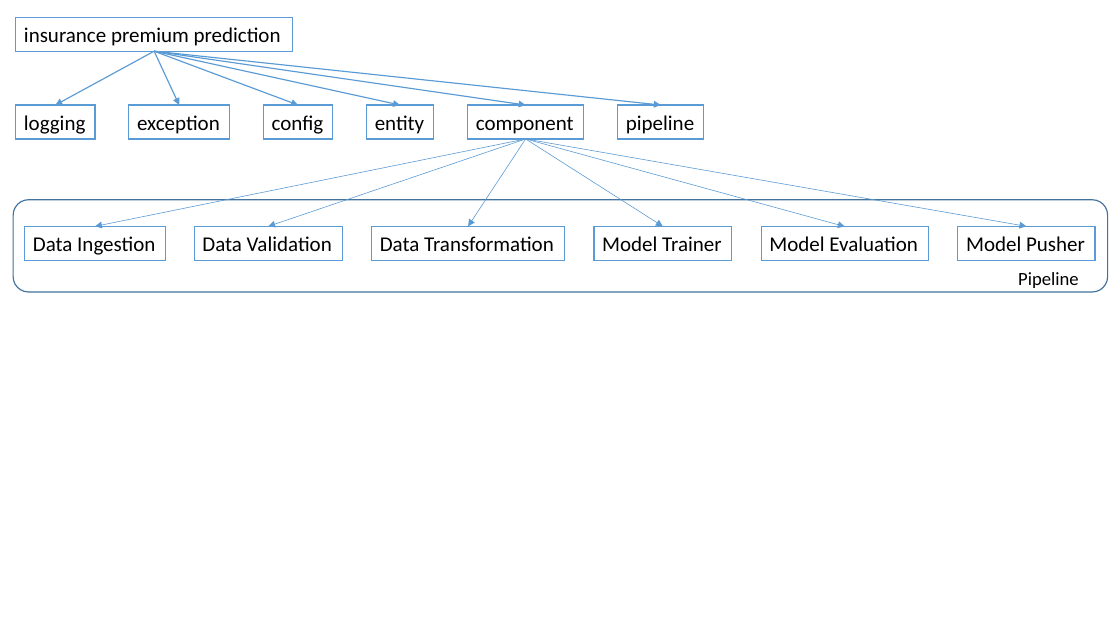
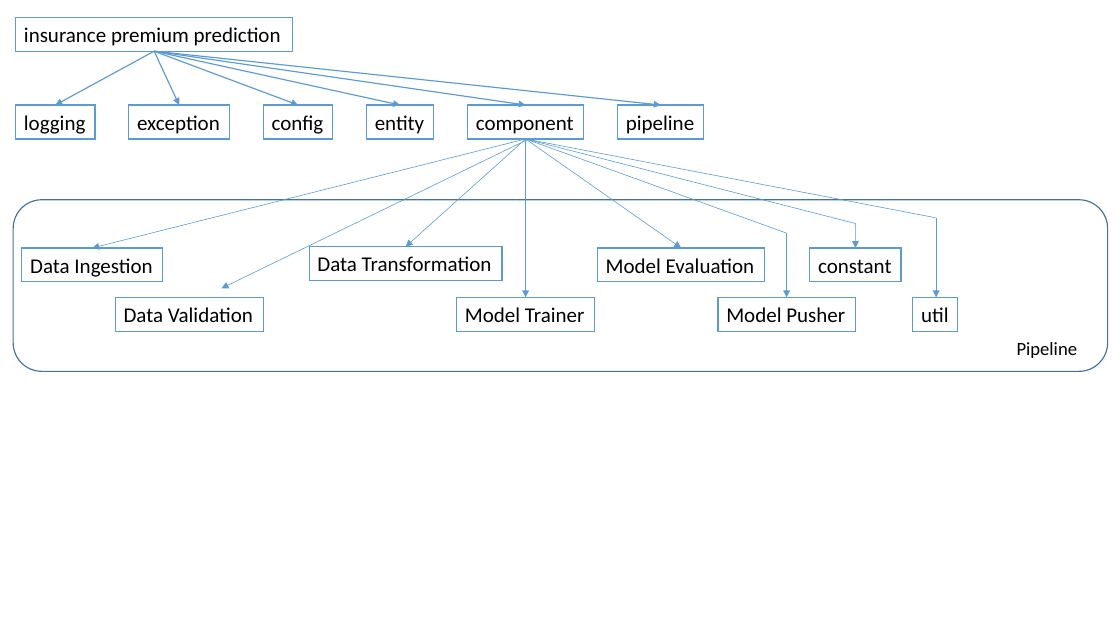
Before and after one commit to iamaakashpal/Insurance-Premium-Prediction, a slide deck: slide 1 of file_overview/Credit Card Flowchart.pptx. Drawn at 1120x630 pixels with LibreOffice and Linux fonts; fonts in the diff are those of the drawing. Boxes give left, top, right and bottom in pixels: in the first picture for what was removed or moved away, otherwise in the second. Text is boxed around its words. In the diff, an @@ line names an element or a change of style, - is before the commit and + after.

```diff
--- a/file_overview/Credit Card Flowchart.pptx
+++ b/file_overview/Credit Card Flowchart.pptx
@@ arrow moved from (526, 139) - (95, 227) to (526, 139) - (92, 248) @@
@@ arrow moved from (526, 139) - (268, 227) to (528, 139) - (222, 288) @@
@@ arrow moved from (526, 139) - (468, 227) to (526, 139) - (406, 247) @@
@@ arrow moved from (526, 139) - (845, 227) to (526, 139) - (681, 248) @@
@@ arrow moved from (526, 139) - (663, 227) to (526, 139) - (526, 297) @@
@@ arrow moved from (526, 139) - (1027, 227) to (526, 139) - (935, 218) @@
@@ arrow (526, 139) - (935, 218): arrow to line @@
@@ line added from (526, 139) to (786, 234), #5B9BD5 0.5 pt @@
@@ line added from (526, 139) to (855, 223), #5B9BD5 0.5 pt @@
@@ rounded rectangle: place and size @@
-rounded rectangle at bbox=[13, 200, 1108, 292]
+rounded rectangle at bbox=[13, 200, 1108, 371]
@@ arrow added from (786, 234) to (786, 297), #5B9BD5 0.5 pt @@
@@ arrow added from (855, 223) to (855, 248), #5B9BD5 0.5 pt @@
@@ arrow added from (936, 218) to (936, 297), #5B9BD5 0.5 pt @@
@@ rectangle "Data Ingestion": place and size @@
-rectangle "Data Ingestion" at bbox=[24, 227, 165, 260]
+rectangle "Data Ingestion" at bbox=[22, 248, 162, 281]
@@ rectangle "Data Transformation": place and size @@
-rectangle "Data Transformation" at bbox=[371, 227, 565, 260]
+rectangle "Data Transformation" at bbox=[309, 247, 502, 281]
@@ rectangle "Model Evaluation": place and size @@
-rectangle "Model Evaluation" at bbox=[761, 227, 928, 260]
+rectangle "Model Evaluation" at bbox=[597, 248, 765, 281]
@@ rectangle added at bbox=[810, 248, 902, 281], fill #FFFFFF, outline #5B9BD5 1 pt, 18 pt, text #000000 @@
+constant
@@ rectangle "Data Validation": place and size @@
-rectangle "Data Validation" at bbox=[194, 227, 342, 260]
+rectangle "Data Validation" at bbox=[115, 297, 263, 331]
@@ rectangle "Model Trainer": place and size @@
-rectangle "Model Trainer" at bbox=[594, 227, 732, 260]
+rectangle "Model Trainer" at bbox=[457, 297, 595, 331]
@@ rectangle "Model Pusher": place and size @@
-rectangle "Model Pusher" at bbox=[958, 227, 1095, 260]
+rectangle "Model Pusher" at bbox=[718, 297, 855, 331]
@@ rectangle added at bbox=[913, 297, 959, 331], fill #FFFFFF, outline #5B9BD5 1 pt, 18 pt, text #000000 @@
+util
@@ text "Pipeline": place and size @@
-text "Pipeline" at bbox=[1018, 272, 1078, 288]
+text "Pipeline" at bbox=[1017, 342, 1077, 358]
```
